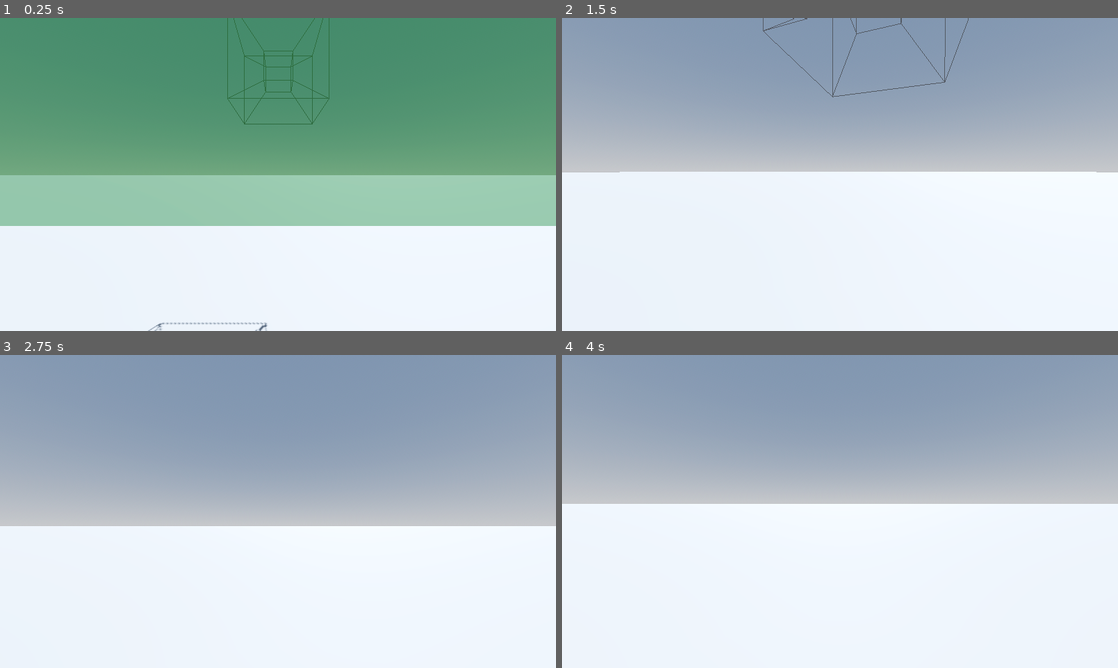
Above: before the commit, frames 1-4 (two rows, left to right).
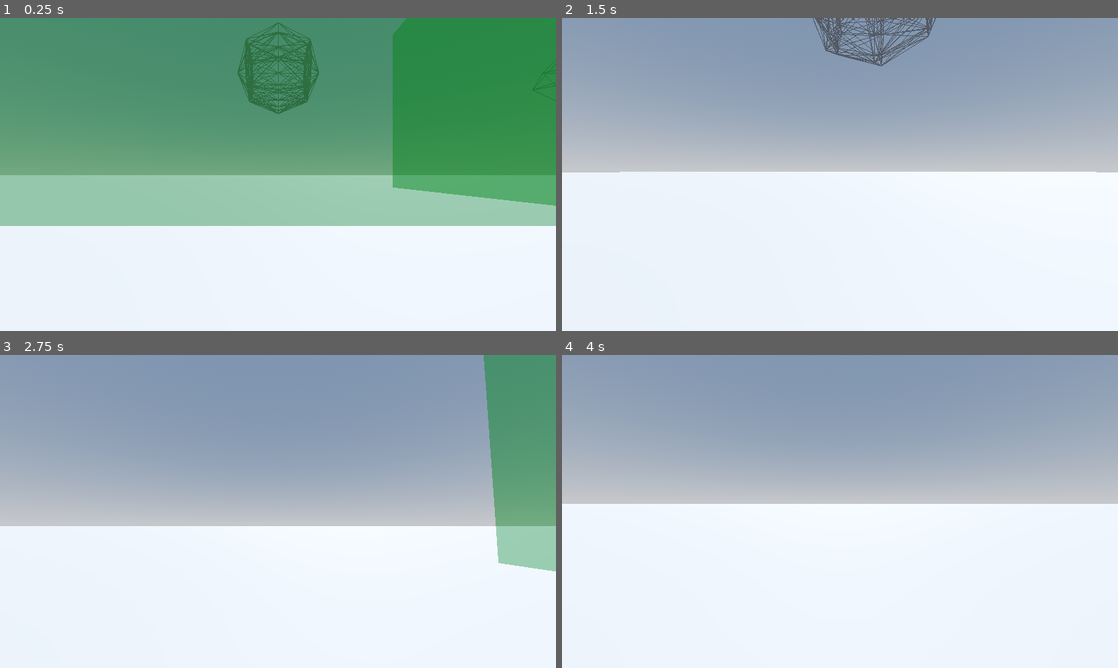
Above: after the commit, the same moments.

Repository: Stantrh/Projet_Tutore_4D_VR_KOMODZINSKI_RYSAK_TROHA
Game: Godot game, scene res://Scenes/world.tscn
Same seed, same stepped clock (60 frames per second), same inputs: the game is played once before the commit and once after it. This scene is started directly instead of the project's main scene.
Inputs (mouse positions are in pixels of both pictures, inside the frame that each line leads up to):
- Up to frame 1 (0.25 s): no input
- Up to frame 2 (1.5 s): tap Enter at 0.5 s; move the mouse to (867, 174) at 0.52 s; hold W (move_forward) from 0.53 s (still down); click (867, 174) at 0.6 s; move the mouse to (812, 174) at 1.27 s; tap Middle mouse button (rotate) at 1.35 s
- Up to frame 3 (2.75 s): keep holding W (move_forward); click (250, 511) at 1.55 s; move the mouse to (289, 505) at 2.02 s; click (289, 505) at 2.1 s
- Up to frame 4 (4 s): keep holding W (move_forward); move the mouse to (834, 517) at 2.77 s; click (834, 517) at 2.85 s; tap Space at 3.5 s; move the mouse to (878, 514) at 3.52 s; hold Middle mouse button (rotate) from 3.53 s (still down); click (878, 514) at 3.8 s

The runs differ from the first frame. In frame 1, 19% of the frame differs, in the area x 26-100%, y 0-100%; in frame 2, 1.4%; in frame 3, 7.9%; in frame 4, nothing differs.

Commit message:
Ajout HyperSphère

Diff:
--- a/app4d/Scenes/world.tscn
+++ b/app4d/Scenes/world.tscn
@@ -42,8 +42,14 @@
 
 [node name="ZoneAffichage" parent="." instance=ExtResource("5_vwbob")]
 transform = Transform3D(1, 0, 0, 0, 1, 0, 0, 0, 1, 0, 10, 0)
-projection_mode = 1
 area_min = Vector3(-3, -3, -3)
 area_max = Vector3(3, 3, 3)
+ply_object_path = "res://Objects/hypersphere.txt"
+
+[node name="ZoneAffichage2" parent="." instance=ExtResource("5_vwbob")]
+transform = Transform3D(1, 0, 0, 0, 1, 0, 0, 0, 1, 15, 10, 0)
+area_min = Vector3(-3, -3, -3)
+area_max = Vector3(3, 3, 3)
+ply_object_path = "res://Objects/hexadecachore.txt"
 
 [connection signal="object_selected" from="CharacterView" to="." method="_on_character_view_object_selected"]
--- a/app4d/Scripts/hyper_cube.gd
+++ b/app4d/Scripts/hyper_cube.gd
@@ -59,7 +59,7 @@
 var stylish_cylinders = [] # Tableaux des MeshInstance3D pour les arêtes
 var stylish_edges = [] # Liste des arêtes (indices [i, j]) qui relient les sommets
 
-
+var DEFAULT_VERTICES = []
 #### Pour les points de vue (Vue de face, vue de fuite, vue par la pointe)
 @onready var marker : Marker3D = $Marker3D
 var is_point_of_view_fugue = false # COMMENTAIRES A FAIRE
@@ -78,7 +78,7 @@
 	# Puis on assigne aux sommets et aux arêtes ce qu'on a parsé depuis le fichier
 	dynamic_vertices = hypercube_data["vertices"]
 	dynamic_edges = hypercube_data["edges"]
-
+	DEFAULT_VERTICES = dynamic_vertices
 	print("Vertices From Constants : " + str(dynamic_vertices) + "\n")
 	print("Vertices From Parser : " + str(hypercube_data["vertices"]) + "\n")
 	print("Edges From Constants : " + str(dynamic_edges) + "\n")
@@ -883,21 +883,21 @@
 
 
 func view_face():
-	dynamic_vertices = object.DEFAULT_VERTICES.duplicate((true))
+	dynamic_vertices = DEFAULT_VERTICES
 	hypercube_changed = true
 	#rotate_toward_camera()
 
 func fugue_view():
 	is_point_of_view_fugue = true
 	hypercube_changed = true
-	dynamic_vertices = object.DEFAULT_VERTICES.duplicate((true))
+	dynamic_vertices = DEFAULT_VERTICES
 	is_double_rotate = false
 	is_rotate = false
 	is_translate = false
 	#rotate_toward_camera()
 func point_view() :
 	hypercube_changed = true
-	dynamic_vertices = object.DEFAULT_VERTICES.duplicate((true))
+	dynamic_vertices = DEFAULT_VERTICES
 	is_double_rotate = false
 	is_rotate = false
 	is_translate = false
--- a/app4d/Scripts/zone_affichage.gd
+++ b/app4d/Scripts/zone_affichage.gd
@@ -10,6 +10,7 @@
 # Variables qui définies la taille de la zone d'affichage
 @export var area_min = Vector3(-2, -2, -2)
 @export var area_max = Vector3(2, 2, 2)
+@export var ply_object_path = "user://Objects/hexadecachore.txt"
 var child_instantiated = false
 # Créer une zone de taille area_min - area_max
 func create_area_mesh() -> MeshInstance3D:
@@ -94,5 +95,6 @@
 		child.projection_mode = projection_mode
 		child.camera = WorldInfo.camera
 		child.area = self
+		child.ply_object_path = ply_object_path
 		add_child(child)
 		child_instantiated = true
Not shown, added: app4d/Objects/hypersphere.txt
Not shown, changed: app4d/Objects/tritriduoprisme.txt
Not shown, added: app4d/Objects/hypersphere.ply
